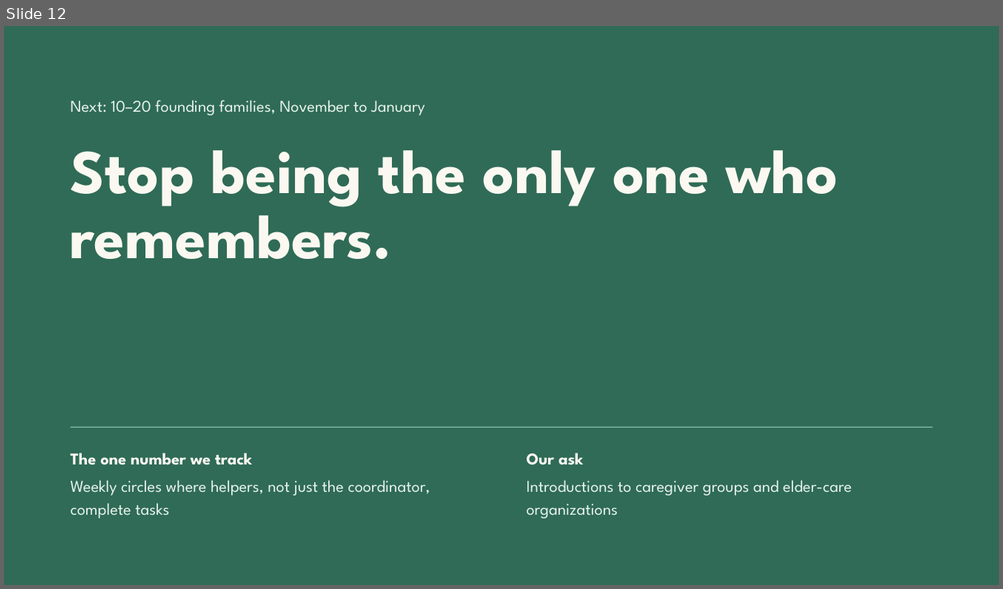
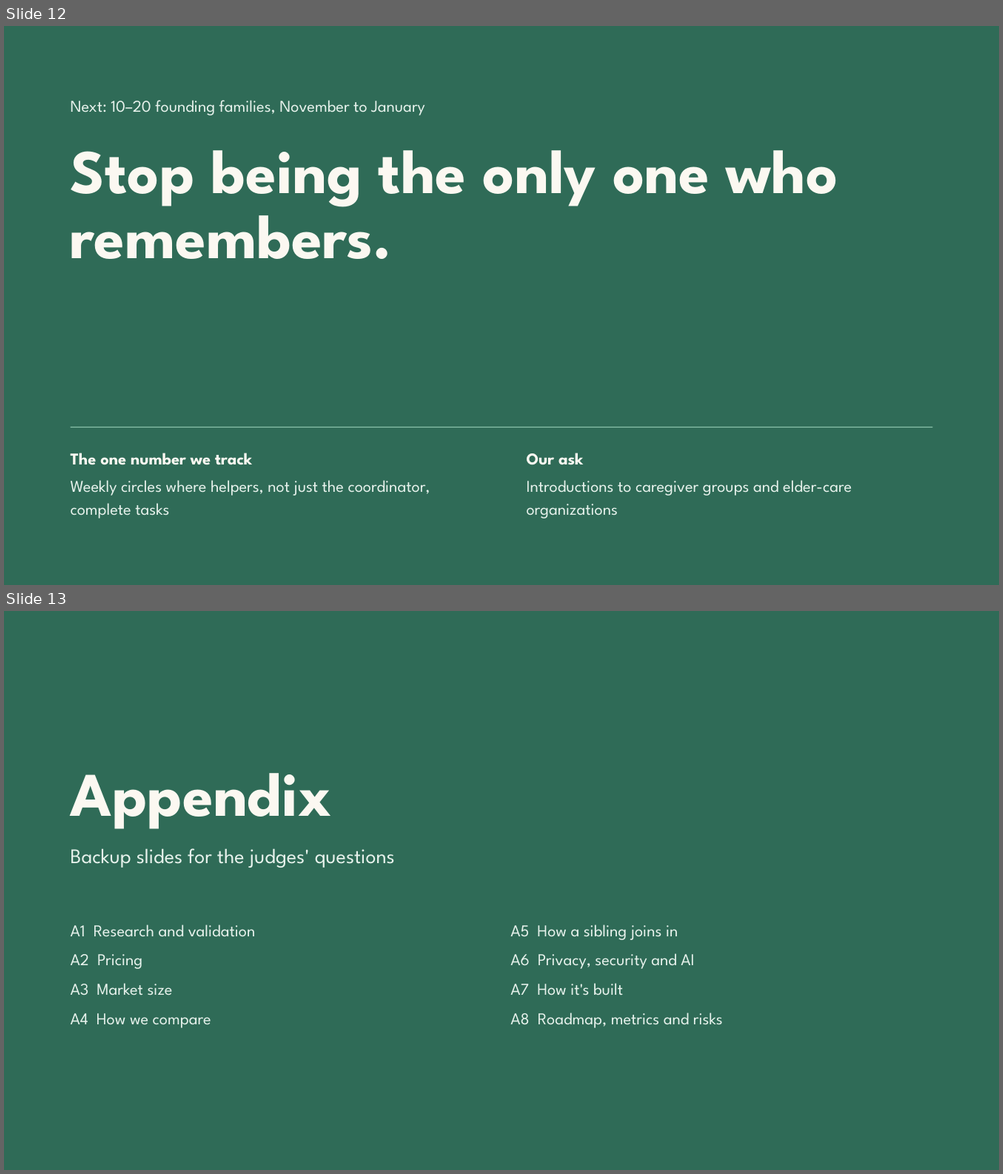
Before and after one commit to Team-Claudia/kindred, a slide deck: docs/pitch/Kindred Demo Day Pitch V3.pptx. Shown one above the other, each under a label of ours: slide 12 before the commit, slides 12 and 13 after it. The pictures are 1003x589 and 1003x1174 pixels, drawn with LibreOffice and Linux fonts; fonts in the diff are those of the drawing. Boxes give left, top, right and bottom in pixels: in the first picture for what was removed or moved away, otherwise in the second. Text is boxed around its words. In the diff, an @@ line names an element or a change of style, - is before the commit and + after.

```diff
--- a/docs/pitch/Kindred Demo Day Pitch V3.pptx
+++ b/docs/pitch/Kindred Demo Day Pitch V3.pptx
@@ slide 13 added at box(4, 611, 999, 1170), background #2F6B57 @@
@@ title added at box(71, 773, 332, 829), 60 pt, text #FBF8F1, bold @@
+Appendix
@@ text added at box(71, 849, 395, 868), 20 pt, text #E7F2EC @@
+Backup slides for the judges' questions
@@ text added at box(71, 925, 256, 1028), 16 pt, text #E7F2EC @@
+A1 Research and validation
+A2 Pricing
+A3 Market size
+A4 How we compare
@@ text added at box(510, 925, 723, 1028), 16 pt, text #E7F2EC @@
+A5 How a sibling joins in
+A6 Privacy, security and AI
+A7 How it's built
+A8 Roadmap, metrics and risks
```
Also in this commit, not shown: 8 other slides added, 5 other files.
